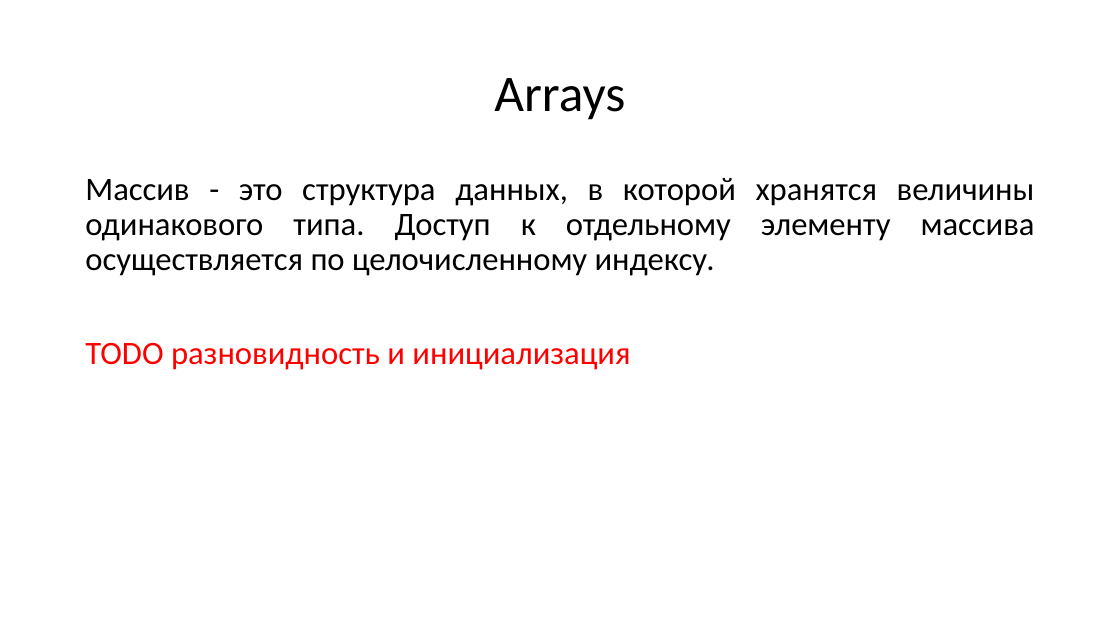
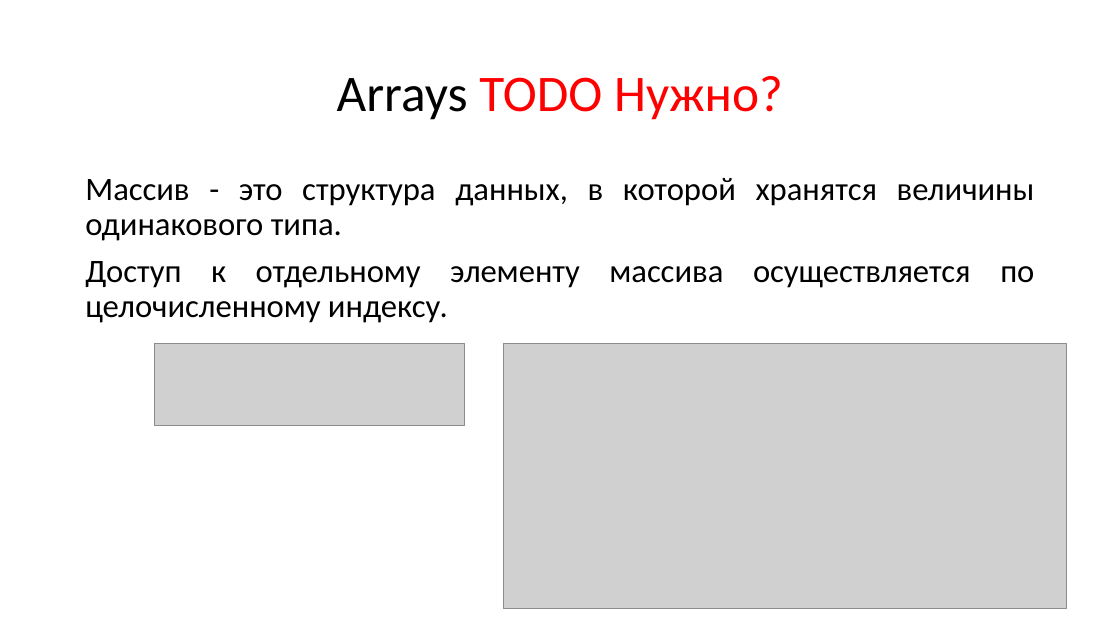
Before and after one commit to di-zhur/checkers, a slide deck: slide 10 of Java Core 2.pptx (slide 8 before the commit). Drawn at 1120x630 pixels with LibreOffice and Linux fonts; fonts in the diff are those of the drawing; grey boxes stand for pictures. Boxes give left, top, right and bottom in pixels: in the first picture for what was removed or moved away, otherwise in the second. Text is boxed around its words. In the diff, an @@ line names an element or a change of style, - is before the commit and + after.

```diff
--- a/Java Core 2.pptx
+++ b/Java Core 2.pptx
@@ title at [337,76,783,120]: text changed; text colour #000000 to #FF0000 @@
-Arrays
+Arrays TODO Нужно?
@@ text at [85,178,1035,323]: text changed @@
-Массив - это структура данных, в которой хранятся величины одинакового типа. Доступ к отдельному элементу массива осуществляется по целочисленному индексу.
-TODO разновидность и инициализация
+Массив - это структура данных, в которой хранятся величины одинакового типа.
+Доступ к отдельному элементу массива осуществляется по целочисленному индексу.
@@ picture added at [155,344,465,426] @@
@@ picture added at [503,344,1067,608] @@
```
Also in this commit, not shown: 5 other slides changed, 6 slides added, 7 slides removed.
